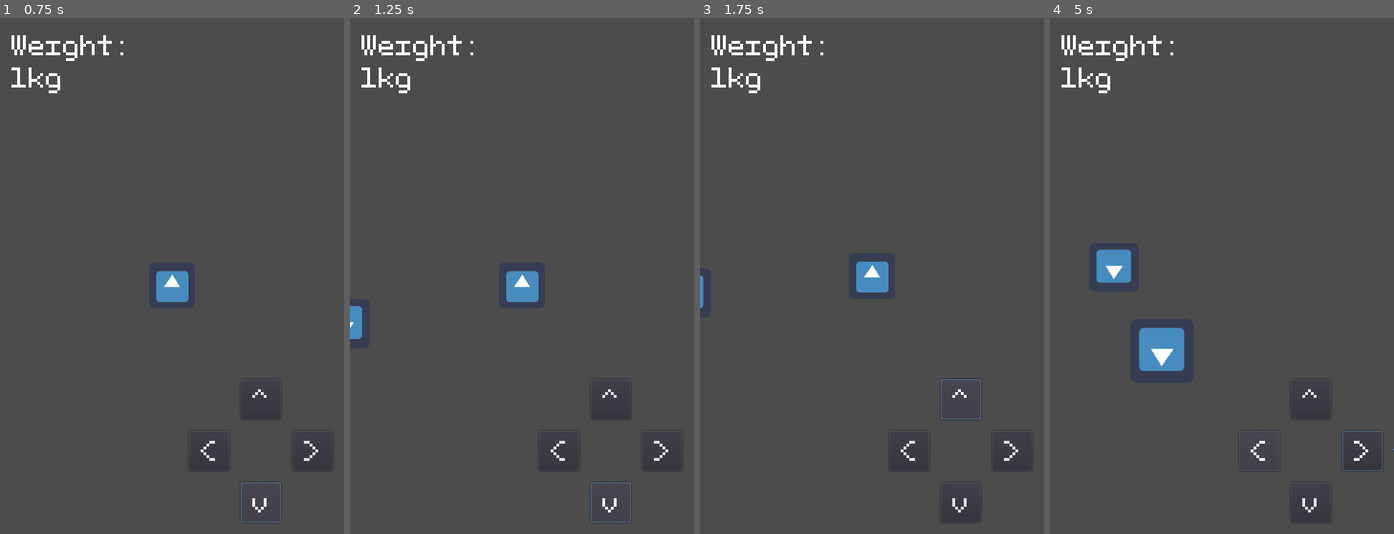
Above: before the commit, frames 1-4 (left to right).
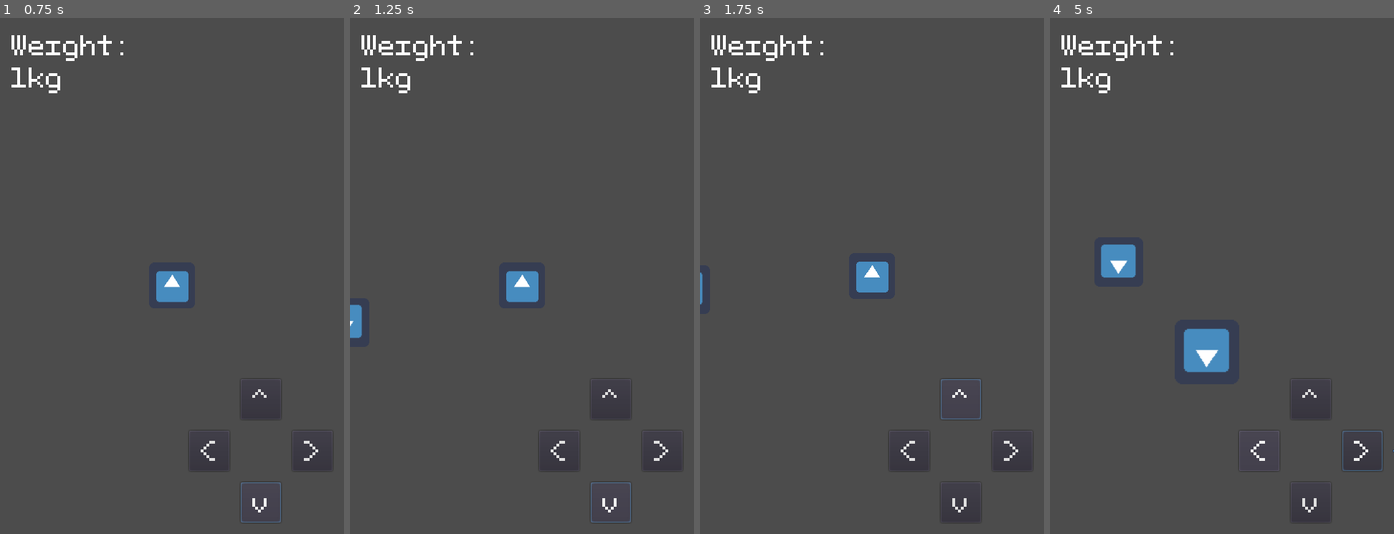
Above: after the commit, the same moments.

Repository: Demborg/scale_of_life
Game: Godot game, scene res://Main.tscn
Two runs of this game, one before a commit and one after it. Both use one fixed random seed, a clock stepped at 60 frames per second and the inputs below. The engine's default icon, where the game draws it, is replaced by a stand-in: a white triangle on a blue panel in a dark square.
Inputs:
- Up to frame 1 (0.75 s): click "v" at 0.5 s
- Up to frame 2 (1.25 s): no input
- Up to frame 3 (1.75 s): click "^" at 1.25 s
- Up to frame 4 (5 s): click "<" at 2 s; hold Right (ui_right) 2.78-3.53 s; hold Down (ui_down) 3.53-4.28 s; hold Right (ui_right) from 4.28 s (still down)

Frame 1 is identical in both runs. In frame 2, less than 0.1% of the frame differs, in the area x 0-4%, y 55-63%; in frame 3, less than 0.1%; in frame 4, 2.7%, in the area x 13-100%, y 43-85%.

Commit message:
scale enemy speed

Diff:
--- a/Other.gd
+++ b/Other.gd
@@ -1,10 +1,10 @@
 extends Area2D
 
 export var speed = 100 # How fast the player will move (pixels/sec).
-export var momentum = 0.7
 
 var direction = Vector2.ZERO
 var mass = 1
+var momentum = 0.7
 
 func randomVector():
 	var v = Vector2(2 * randf() - 1, 2 * randf() - 1)
@@ -16,7 +16,7 @@
 	direction = randomVector().normalized()
 
 func _process(delta):
-	position += speed * direction * delta
+	position += speed * direction * delta * sqrt(mass)
 	direction = (momentum * direction + (1 - momentum) * randomVector().normalized()).normalized()
 
 
